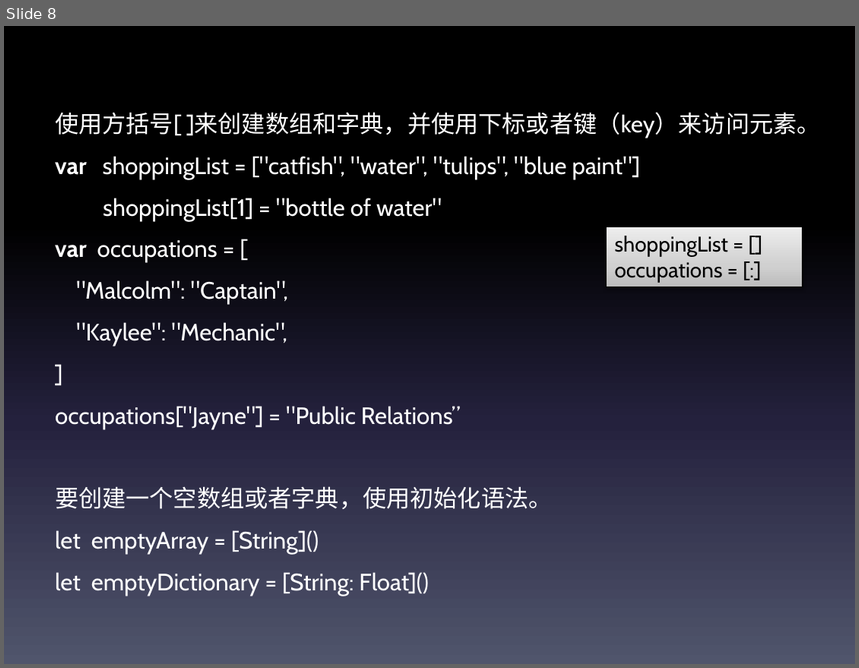
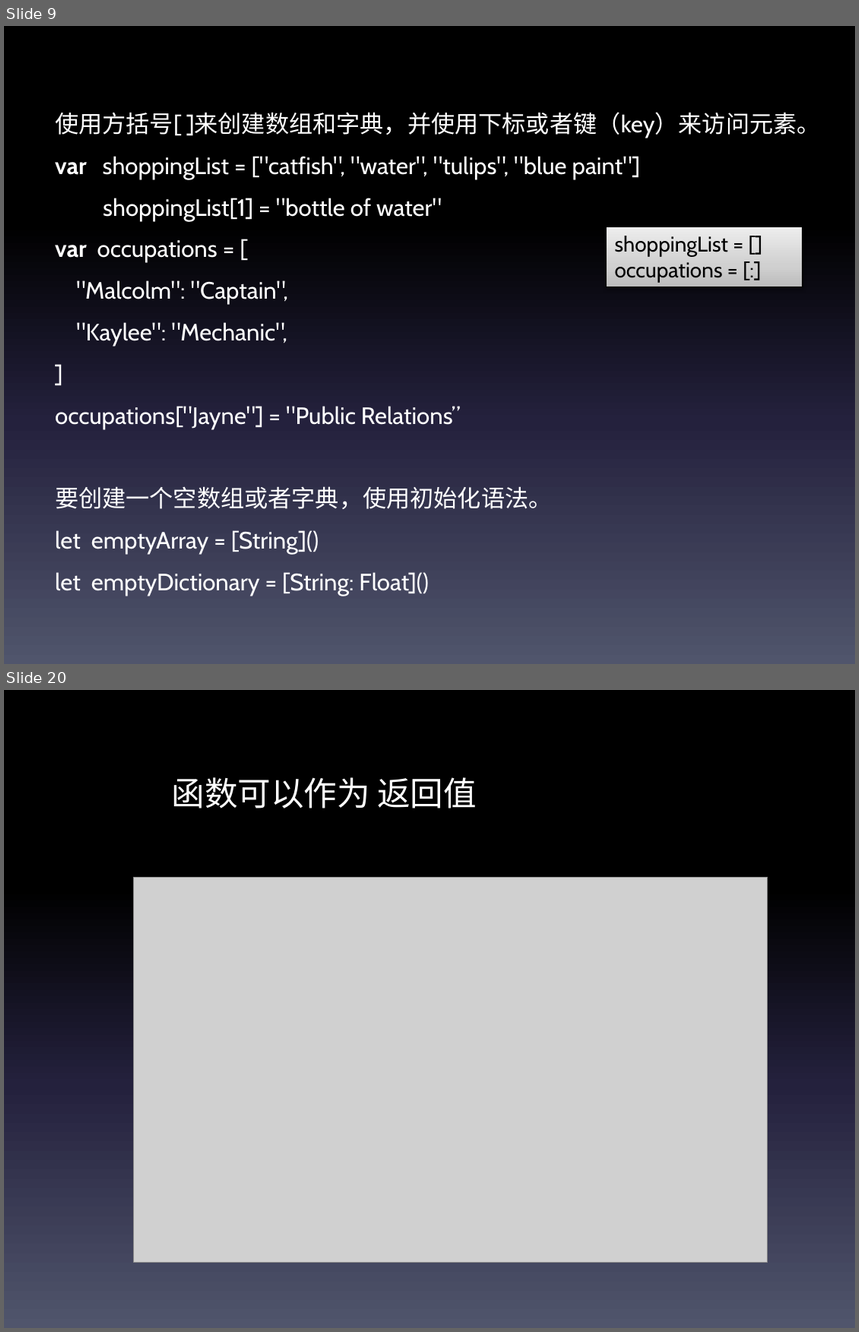
Before and after one commit to TheLittleBoy/swift-, a slide deck: swift.pptx. Shown one above the other, each under a label of ours: slide 8 before the commit, slides 9 and 20 after it; the slides between them are not shown. The pictures are 859x668 and 859x1332 pixels, drawn with LibreOffice and Linux fonts; fonts in the diff are those of the drawing; grey boxes stand for pictures. Boxes give left, top, right and bottom in pixels: in the first picture for what was removed or moved away, otherwise in the second. Text is boxed around its words. In the diff, an @@ line names an element or a change of style, - is before the commit and + after.

```diff
--- a/swift.pptx
+++ b/swift.pptx
@@ slide 20 added at [4, 690, 855, 1328], background gradient #000000 to #24213E to #51566D @@
@@ text added at [172, 777, 477, 809], 28 pt, text #FFFFFF @@
+函数可以作为 返回值
@@ picture added at [133, 877, 768, 1263] @@
@@ what was slide 8 is now slide 9 @@
```
Also in this commit, not shown: 2 slides changed, 25 other slides added, 1 other file.
